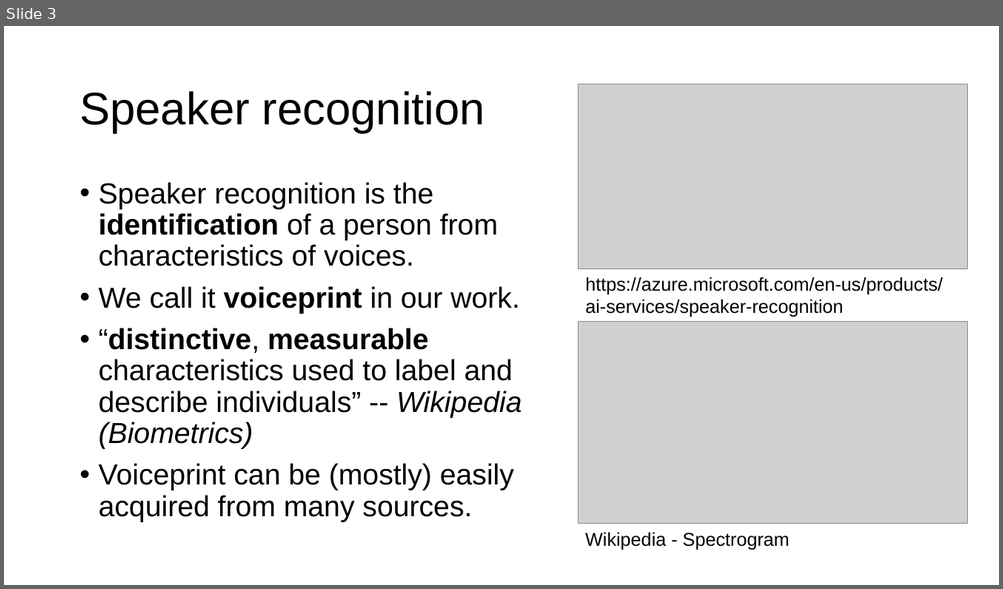
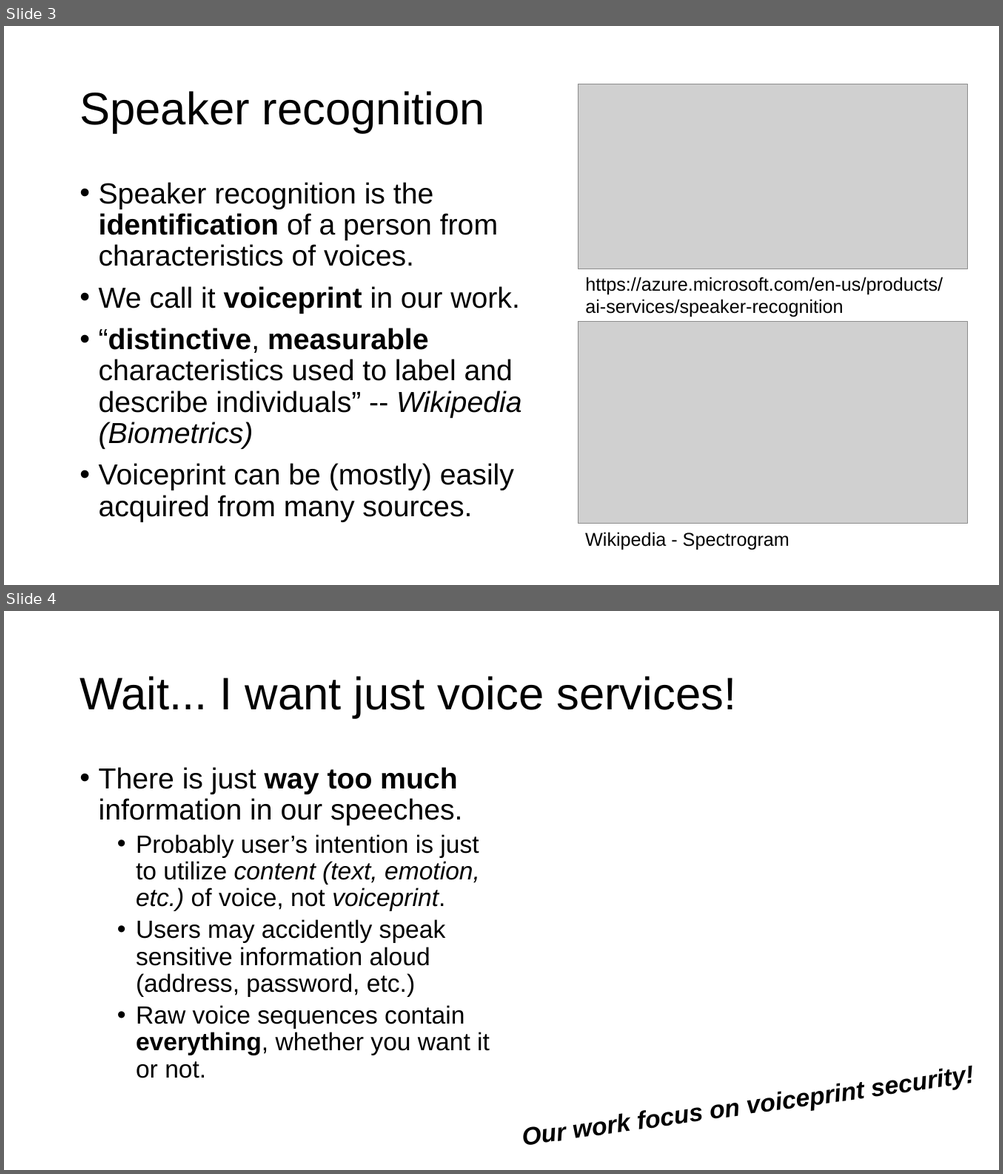
Before and after one commit to aurantiaco-sucus/sgvc_adv_conf, a slide deck: pres.pptx. Shown one above the other, each under a label of ours: slide 3 before the commit, slides 3 and 4 after it. The pictures are 1003x589 and 1003x1174 pixels, drawn with LibreOffice and Linux fonts; fonts in the diff are those of the drawing; grey boxes stand for pictures. Boxes give left, top, right and bottom in pixels: in the first picture for what was removed or moved away, otherwise in the second. Text is boxed around its words. In the diff, an @@ line names an element or a change of style, - is before the commit and + after.

```diff
--- a/pres.pptx
+++ b/pres.pptx
@@ slide 4 added at box(4, 611, 999, 1170), background #FFFFFF @@
@@ title added at box(79, 676, 736, 718), 44 pt, text #000000 @@
+Wait... I want just voice services!
@@ text added at box(99, 767, 489, 1079), 24 pt, text #000000 @@
+• There is just way too much information in our speeches.
+  • Probably user’s intention is just to utilize content (text, emotion, etc.) of voice, not voiceprint.
+  • Users may accidently speak sensitive information aloud (address, password, etc.)
+  • Raw voice sequences contain everything, whether you want it or not.
@@ text added at box(711, 1103, 741, 1119), 24 pt, text #000000, bold, italic @@
+Our work focus on voiceprint security!
```
Also in this commit, not shown: 3 slides changed.
